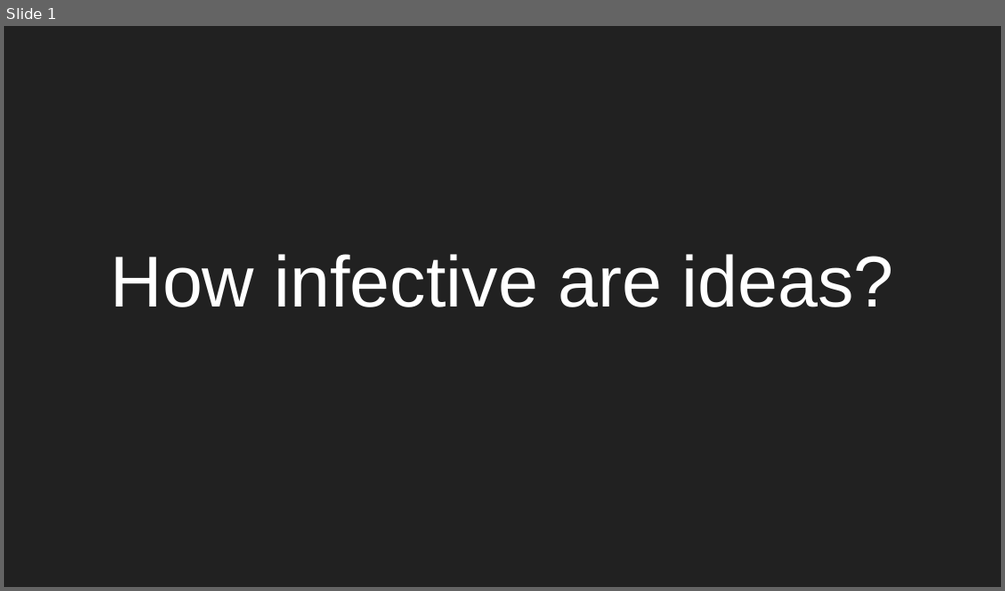
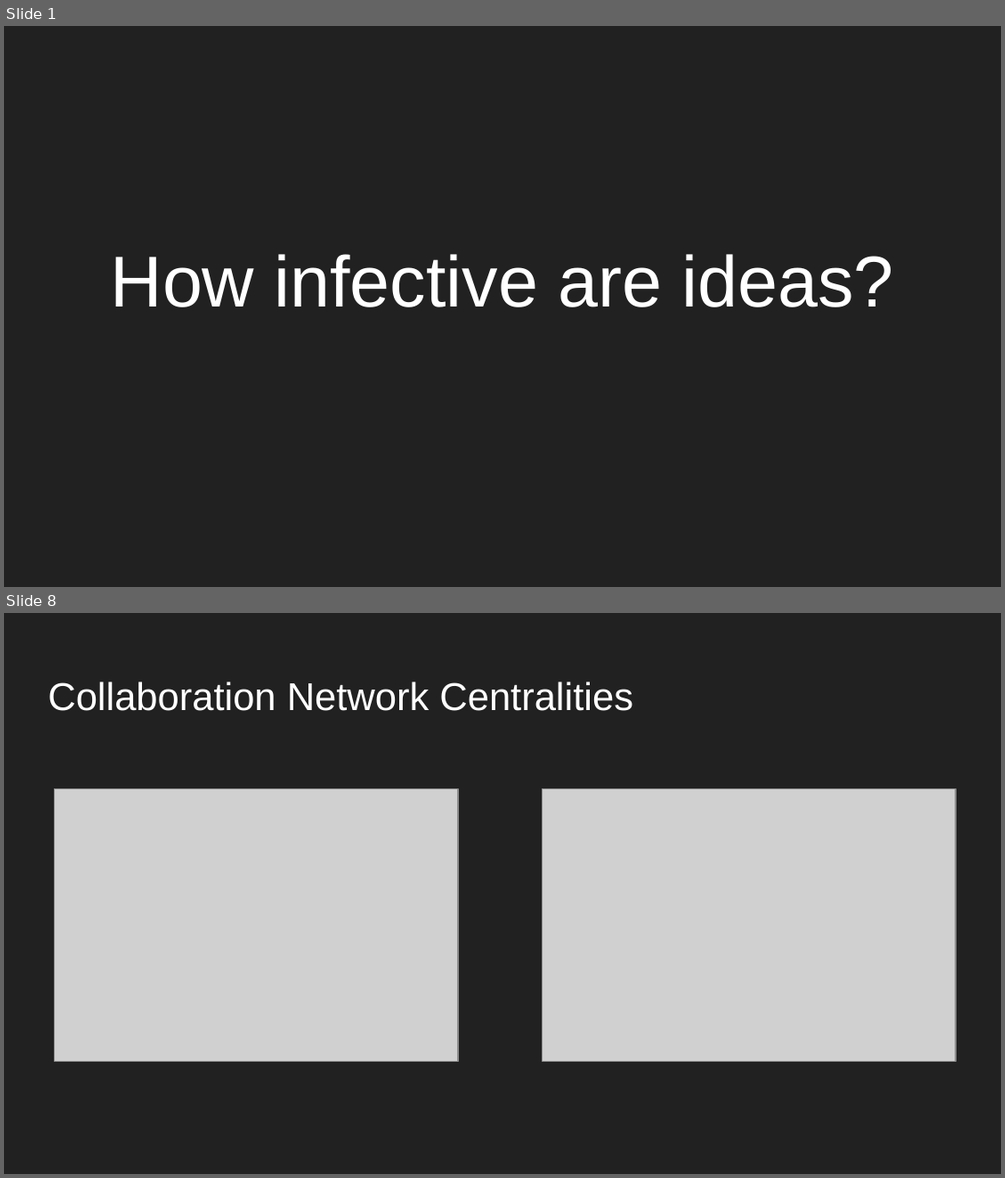
Before and after one commit to rohitmujumdar/Propagation-of-Epidemics-in-Citation-Networks, a slide deck: DOC/Presentation.pptx. Shown one above the other, each under a label of ours: slide 1 before the commit, slides 1 and 8 after it; the slides between them are not shown. The pictures are 1005x591 and 1005x1178 pixels, drawn with LibreOffice and Linux fonts; fonts in the diff are those of the drawing; grey boxes stand for pictures. Boxes give left, top, right and bottom in pixels: in the first picture for what was removed or moved away, otherwise in the second. Text is boxed around its words. In the diff, an @@ line names an element or a change of style, - is before the commit and + after.

```diff
--- a/DOC/Presentation.pptx
+++ b/DOC/Presentation.pptx
@@ slide 8 added at (x1=4, y1=613, x2=1001, y2=1174), background #212121 @@
@@ title added at (x1=48, y1=682, x2=633, y2=711), 28 pt, text #FFFFFF @@
+Collaboration Network Centralities
@@ picture added at (x1=54, y1=788, x2=458, y2=1061) @@
@@ picture added at (x1=542, y1=788, x2=956, y2=1061) @@
```
Also in this commit, not shown: 4 slides changed, 8 other slides added, 1 slide removed, 1 other file.
